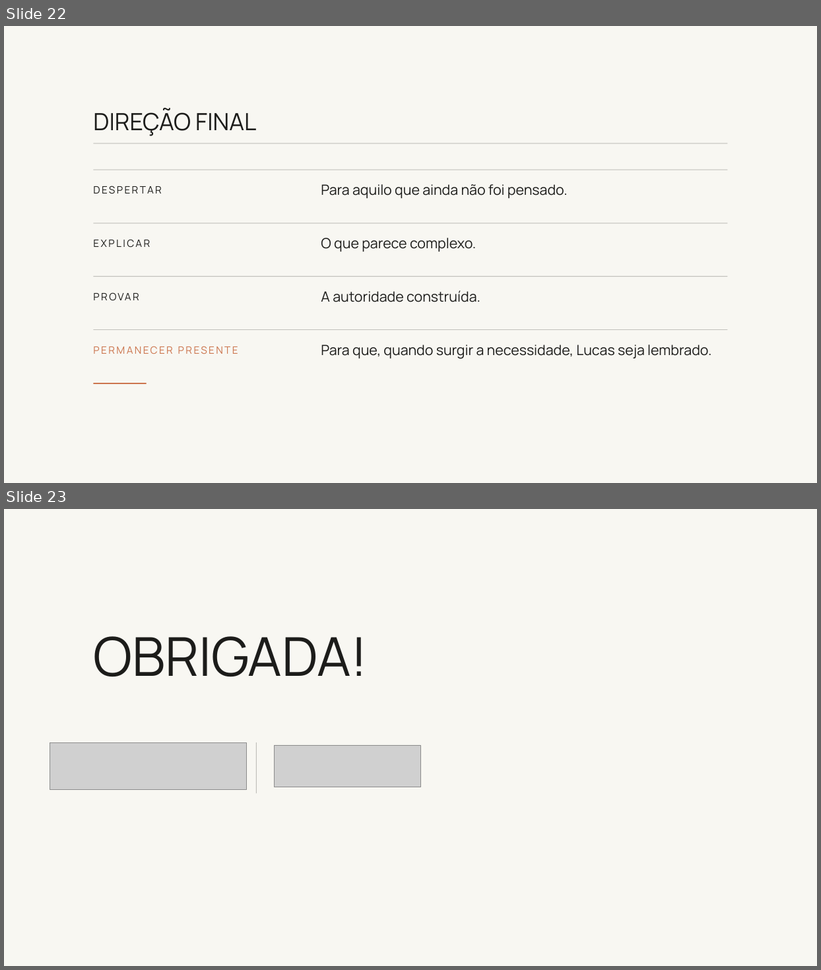
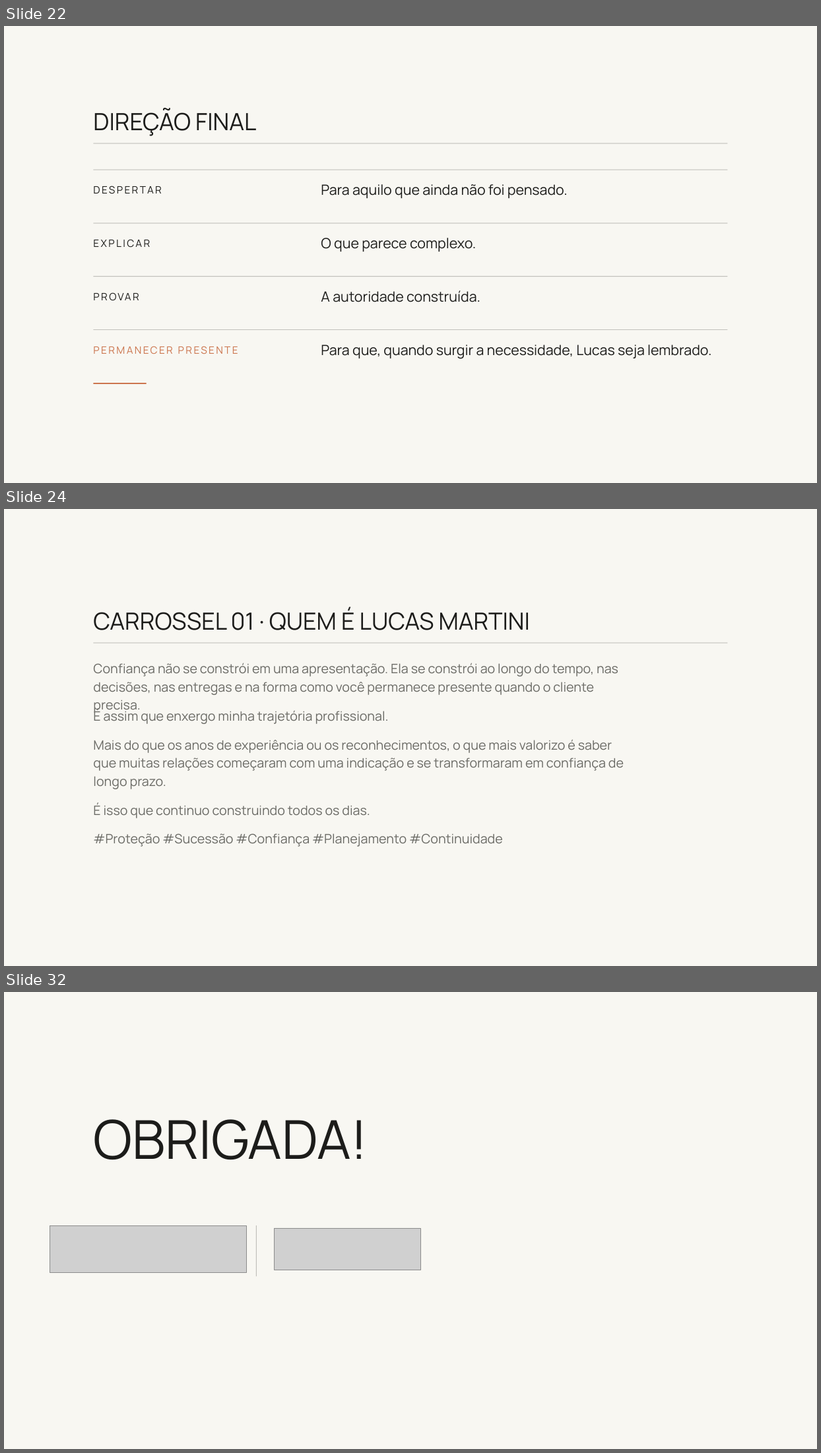
Before and after one commit to kellyalbertkabrand/Apresentacao_Revelacao_de_Essencia, a slide deck: clientes/lucas-martini/Plano-de-Conteudo-Lucas-Martini.pptx. Shown one above the other, each under a label of ours: slides 22 and 23 before the commit, slides 22, 24 and 32 after it; the slides between them are not shown. The pictures are 821x970 and 821x1453 pixels, drawn with LibreOffice and Linux fonts; fonts in the diff are those of the drawing; grey boxes stand for pictures; background and template pictures are left out. Boxes give left, top, right and bottom in pixels: in the first picture for what was removed or moved away, otherwise in the second. Text is boxed around its words. In the diff, an @@ line names an element or a change of style, - is before the commit and + after.

```diff
--- a/clientes/lucas-martini/Plano-de-Conteudo-Lucas-Martini.pptx
+++ b/clientes/lucas-martini/Plano-de-Conteudo-Lucas-Martini.pptx
@@ slide 24 added at <box>4,509,817,966</box>, background picture (left out) @@
@@ text added at <box>93,607,530,630</box>, 42 pt, text #1C1C1A @@
+CARROSSEL 01 · QUEM É LUCAS MARTINI
@@ rectangle added at <box>94,643,727,643</box>, fill #A5A49F @@
@@ text added at <box>93,663,618,695</box>, 23 pt, text #6B6B66 @@
+Confiança não se constrói em uma apresentação. Ela se constrói ao longo do tempo, nas decisões, nas entregas e na forma como você permanece presente quando o cliente precisa.
@@ text added at <box>93,708,389,724</box>, 23 pt, text #6B6B66 @@
+É assim que enxergo minha trajetória profissional.
@@ text added at <box>93,739,624,789</box>, 23 pt, text #6B6B66 @@
+Mais do que os anos de experiência ou os reconhecimentos, o que mais valorizo é saber que muitas relações começaram com uma indicação e se transformaram em confiança de longo prazo.
@@ text added at <box>93,803,370,819</box>, 23 pt, text #6B6B66 @@
+É isso que continuo construindo todos os dias.
@@ text added at <box>93,834,503,847</box>, 23 pt, text #6B6B66 @@
+#Proteção #Sucessão #Confiança #Planejamento #Continuidade
@@ what was slide 23 is now slide 32 @@
```
Also in this commit, not shown: 1 slide changed, 8 other slides added, 35 other files.
